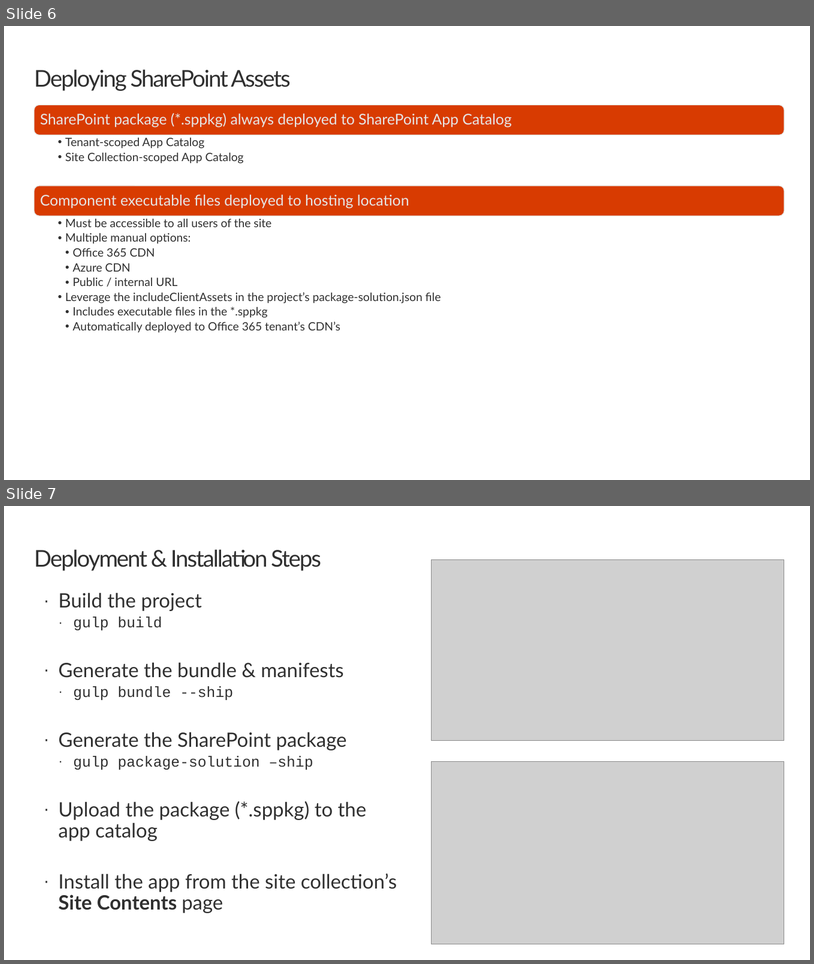
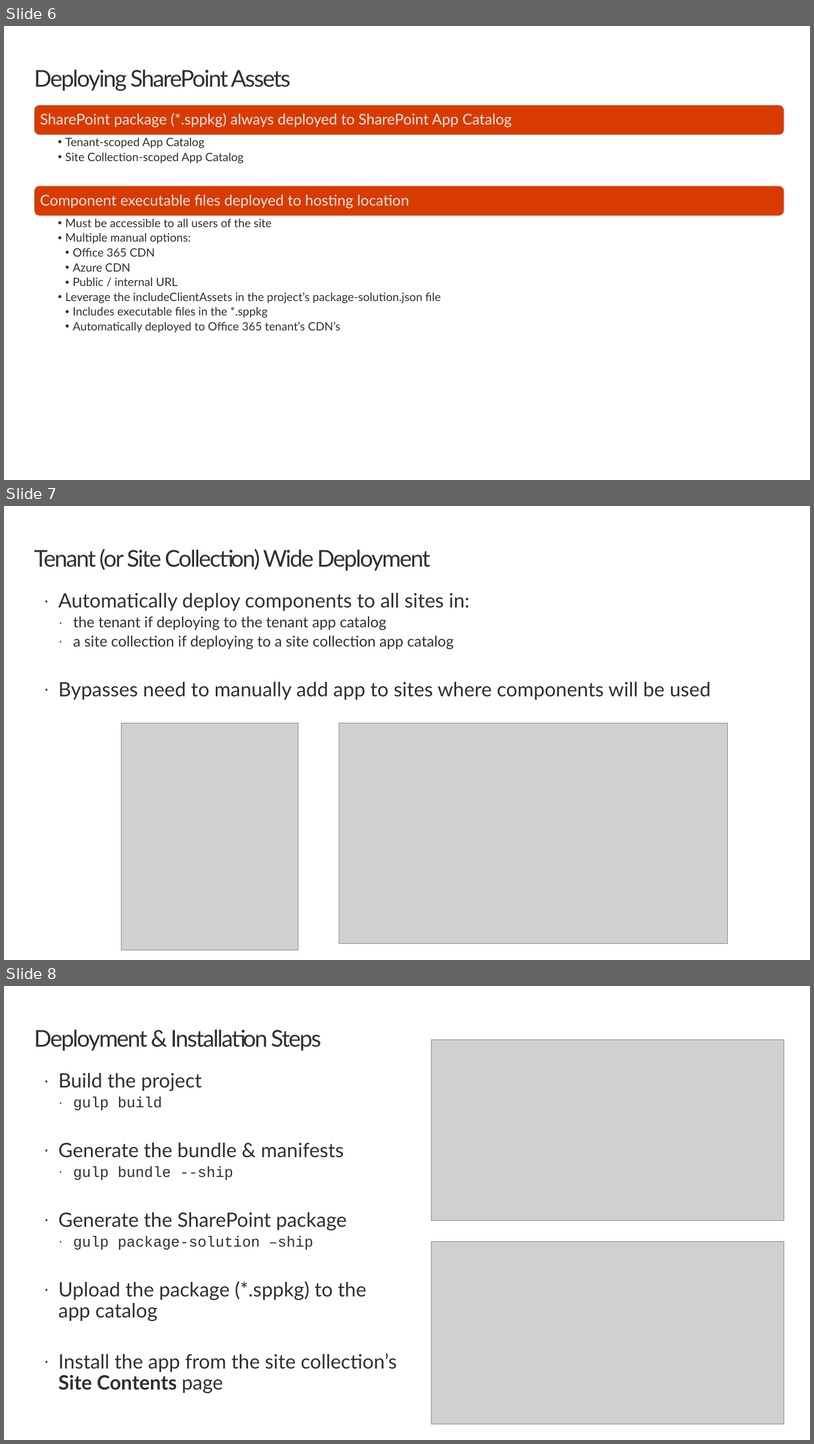
Before and after one commit to andrewconnell/sp-dev-training-spfx-deployment, a slide deck: 01-intro.pptx. Shown one above the other, each under a label of ours: slides 6 and 7 before the commit, slides 6, 7 and 8 after it. The pictures are 814x964 and 814x1444 pixels, drawn with LibreOffice and Linux fonts; fonts in the diff are those of the drawing; grey boxes stand for pictures; background and template pictures are left out. Boxes give left, top, right and bottom in pixels: in the first picture for what was removed or moved away, otherwise in the second. Text is boxed around its words. In the diff, an @@ line names an element or a change of style, - is before the commit and + after.

Commit message:
Update slide deck 1

```diff
--- a/01-intro.pptx
+++ b/01-intro.pptx
@@ slide 7 added at (4, 506, 810, 960), background #FFFFFF @@
@@ title added at (34, 549, 431, 571), 28 pt, text #2F2F2F @@
+Tenant (or Site Collection) Wide Deployment
@@ text added at (59, 592, 711, 700), 24 pt, text #2F2F2F @@
+· Automatically deploy components to all sites in:
+  · the tenant if deploying to the tenant app catalog
+  · a site collection if deploying to a site collection app catalog
+· Bypasses need to manually add app to sites where components will be used
@@ picture added at (122, 723, 299, 949) @@
@@ picture added at (339, 723, 728, 943) @@
@@ what was slide 7 is now slide 8 @@
```
